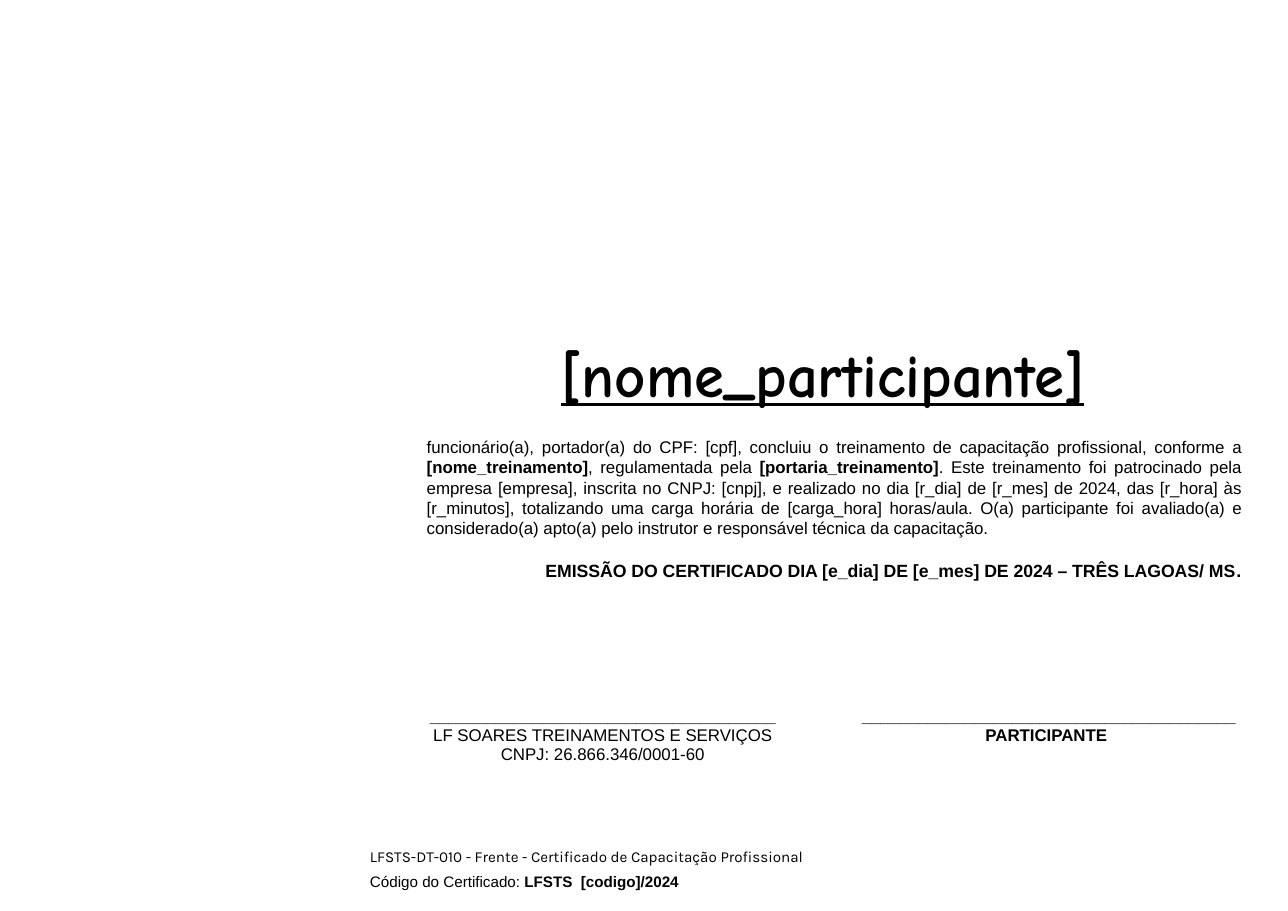
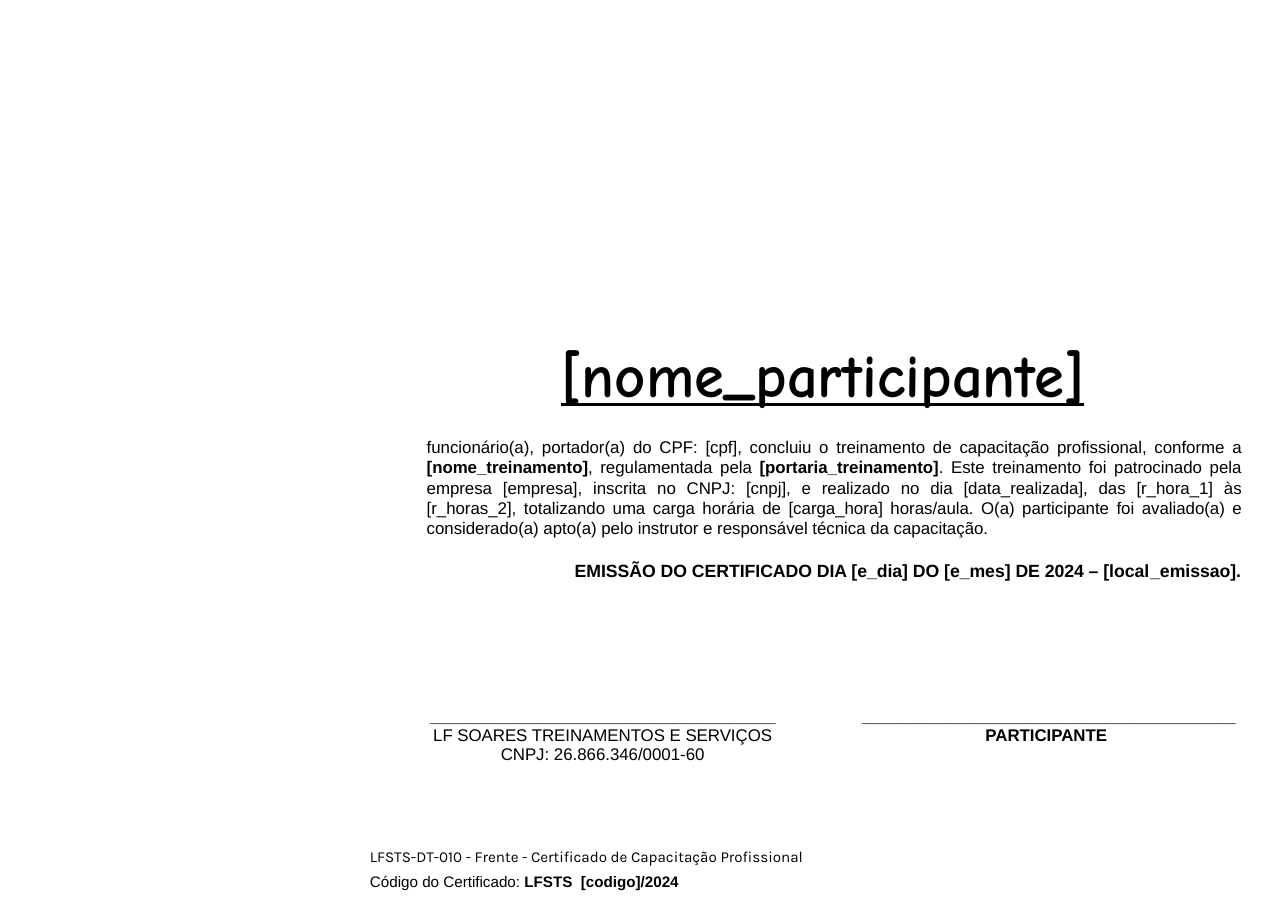
Before and after one commit to Programateca/lfsoares-front, a slide deck: slide 1 of public/templates/frente-verso-2a.pptx. Drawn at 1288x911 pixels with LibreOffice and Linux fonts; fonts in the diff are those of the drawing; background and template pictures are left out. Boxes give left, top, right and bottom in pixels: in the first picture for what was removed or moved away, otherwise in the second. Text is boxed around its words. In the diff, an @@ line names an element or a change of style, - is before the commit and + after.

Commit message:
feat: adicionar campo de local de emissão e melhorar formatação de data e hora nos certificados

```diff
--- a/public/templates/frente-verso-2a.pptx
+++ b/public/templates/frente-verso-2a.pptx
@@ text at box(427, 440, 1242, 581): text changed @@
-funcionário(a), portador(a) do CPF: [cpf], concluiu o treinamento de capacitação profissional, conforme a [nome_treinamento], regulamentada pela [portaria_treinamento]. Este treinamento foi patrocinado pela empresa [empresa], inscrita no CNPJ: [cnpj], e realizado no dia [r_dia] de [r_mes] de 2024, das [r_hora] às [r_minutos], totalizando uma carga horária de [carga_hora] horas/aula. O(a) participante foi avaliado(a) e considerado(a) apto(a) pelo instrutor e responsável técnica da capacitação.
-EMISSÃO DO CERTIFICADO DIA [e_dia] DE [e_mes] DE 2024 – TRÊS LAGOAS/ MS.
+funcionário(a), portador(a) do CPF: [cpf], concluiu o treinamento de capacitação profissional, conforme a [nome_treinamento], regulamentada pela [portaria_treinamento]. Este treinamento foi patrocinado pela empresa [empresa], inscrita no CNPJ: [cnpj], e realizado no dia [data_realizada], das [r_hora_1] às [r_horas_2], totalizando uma carga horária de [carga_hora] horas/aula. O(a) participante foi avaliado(a) e considerado(a) apto(a) pelo instrutor e responsável técnica da capacitação.
+EMISSÃO DO CERTIFICADO DIA [e_dia] DO [e_mes] DE 2024 – [local_emissao].
```
Also in this commit, not shown: 1 other slide changed, 3 other files.
